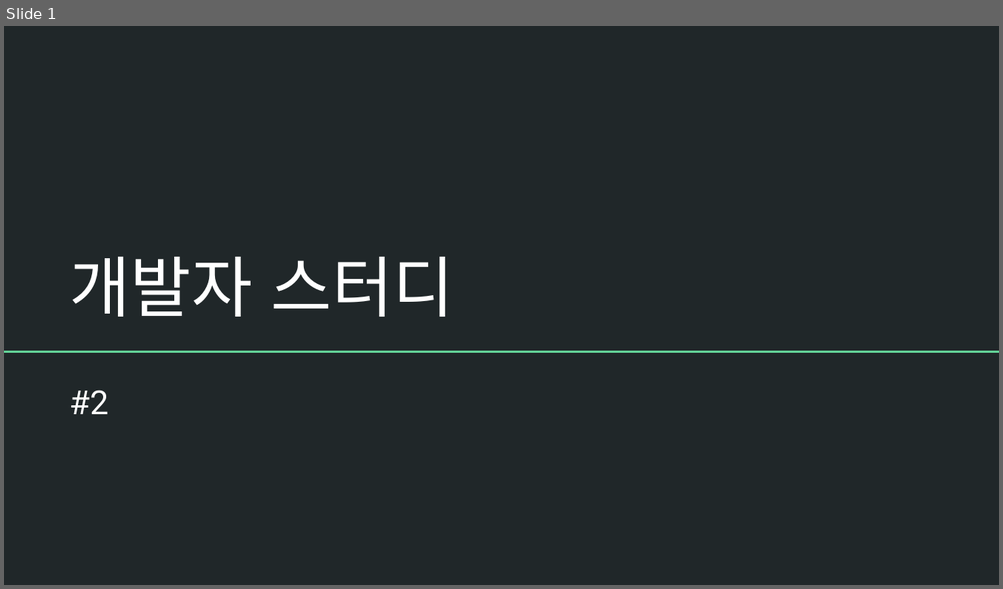
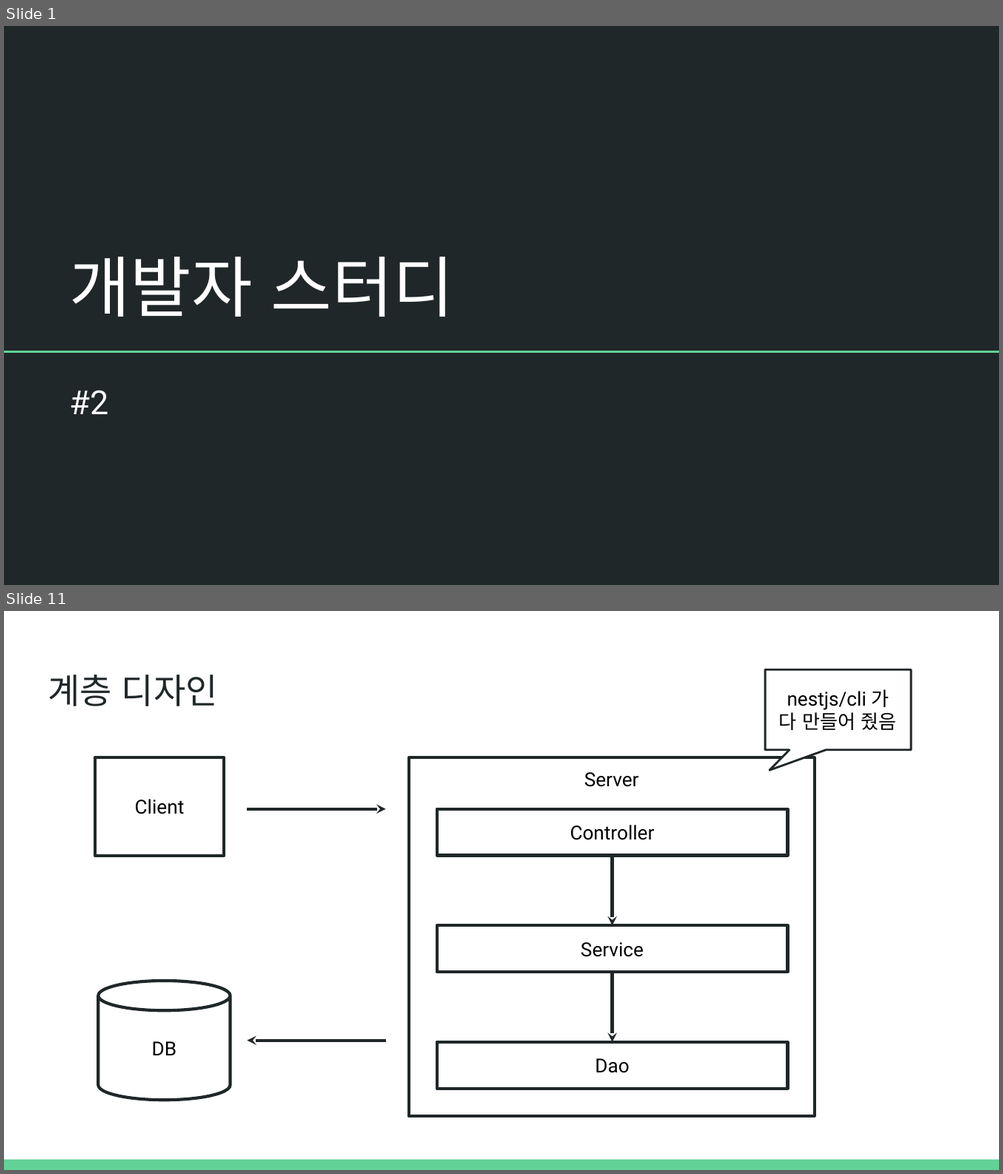
Before and after one commit to SJCEstudy/SJCEstudy_2025_Lecture, a slide deck: Server Lecture Material/개발자 스터디 #2.pptx. Shown one above the other, each under a label of ours: slide 1 before the commit, slides 1 and 11 after it; the slides between them are not shown. The pictures are 1003x589 and 1003x1174 pixels, drawn with LibreOffice and Linux fonts; fonts in the diff are those of the drawing. Boxes give left, top, right and bottom in pixels: in the first picture for what was removed or moved away, otherwise in the second. Text is boxed around its words. In the diff, an @@ line names an element or a change of style, - is before the commit and + after.

```diff
--- a/Server Lecture Material/개발자 스터디 #2.pptx
+++ b/Server Lecture Material/개발자 스터디 #2.pptx
@@ slide 11 added at [4, 611, 999, 1170], background #FFFFFF @@
@@ title added at [48, 675, 218, 706], 25.2 pt, text #202729 @@
+계층 디자인
@@ rounded speech box added at [765, 669, 911, 750], fill #FFFFFF, outline #202729 1.5 pt, 14 pt, text #000000 @@
+nestjs/cli 가
+다 만들어 줬음
@@ rectangle added at [94, 758, 224, 857], outline #202729 2.25 pt, 14 pt, text #000000 @@
+Client
@@ rectangle added at [409, 758, 814, 1116], outline #202729 2.25 pt, 14 pt, text #000000 @@
+Server
@@ arrow added from (247, 809) to (386, 809), #202729 2.25 pt @@
@@ rectangle added at [437, 809, 788, 856], outline #202729 2.25 pt, 14 pt, text #000000 @@
+Controller
@@ arrow added from (612, 856) to (612, 925), #202729 2.25 pt @@
@@ rectangle added at [437, 925, 788, 972], outline #202729 2.25 pt, 14 pt, text #000000 @@
+Service
@@ cylinder added at [99, 981, 230, 1100], outline #202729 2.25 pt, 14 pt, text #000000 @@
+DB
@@ arrow added from (612, 972) to (612, 1042), #202729 2.25 pt @@
@@ arrow added from (386, 1041) to (247, 1041), #202729 2.25 pt @@
@@ rectangle added at [437, 1042, 788, 1089], outline #202729 2.25 pt, 14 pt, text #000000 @@
+Dao
@@ rectangle added at [4, 1160, 999, 1170], fill #63D297 @@
```
Also in this commit, not shown: 3 slides changed, 18 other slides added, 1 other file.
